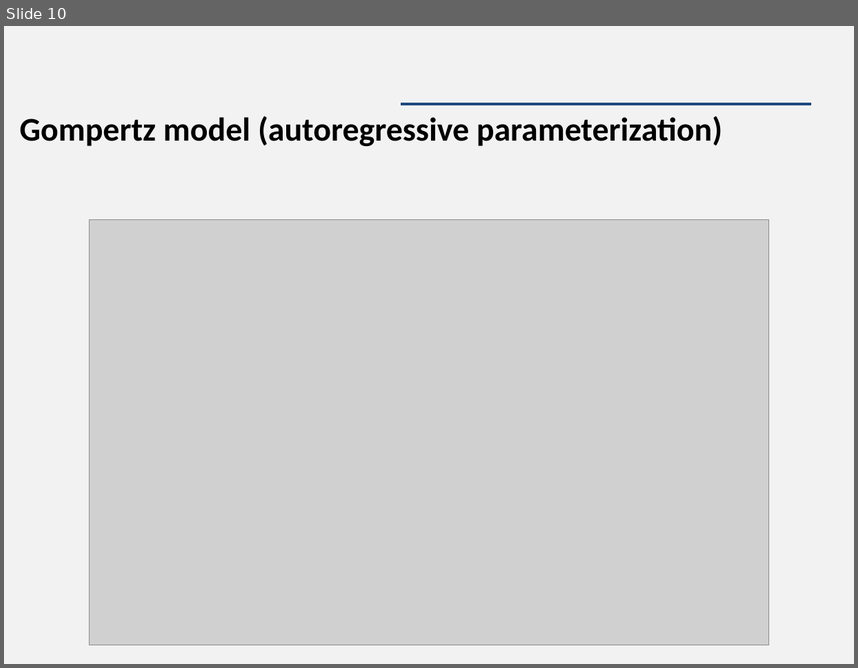
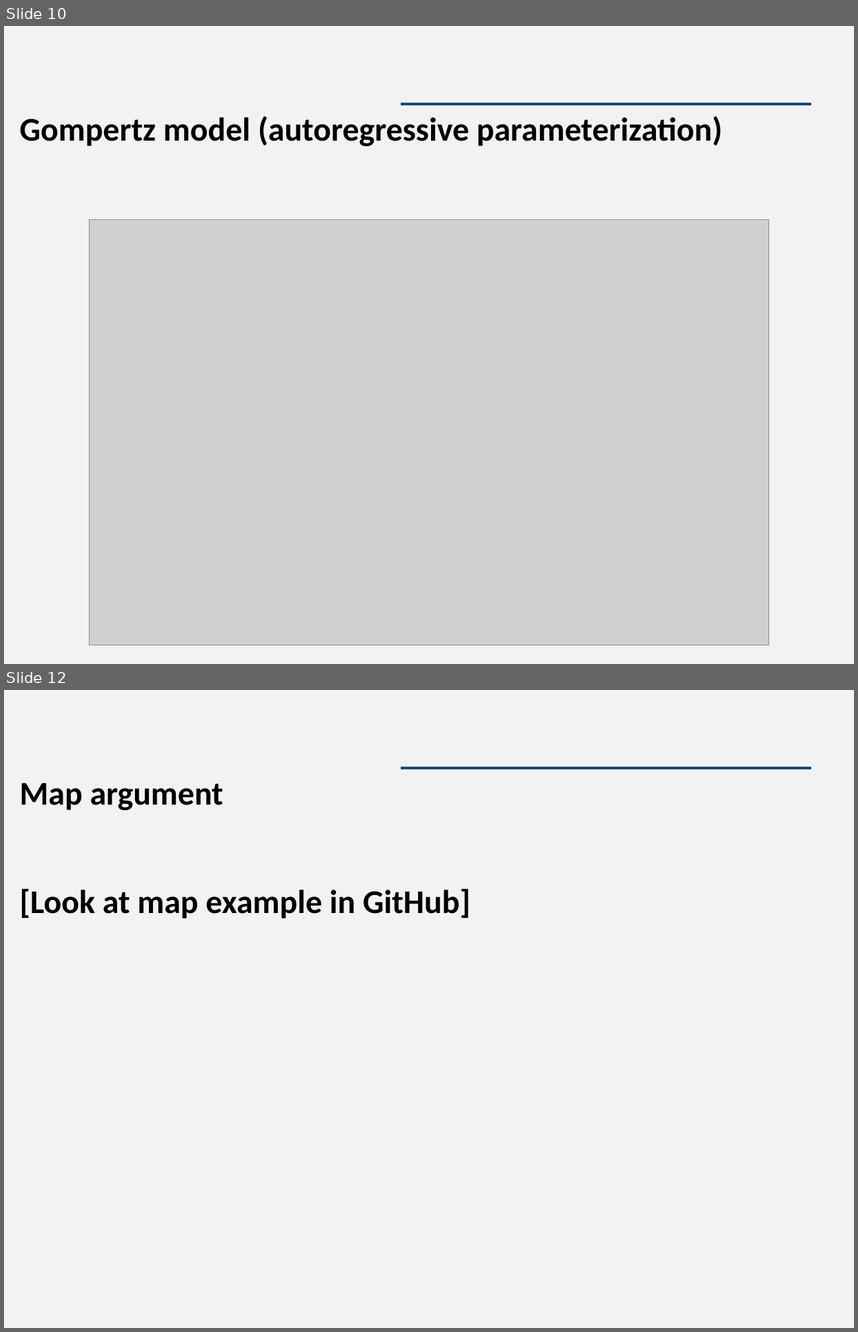
Before and after one commit to James-Thorson/2018_FSH556, a slide deck: Week 3 -- Temporal Models/Lab/Lab 3 -- Gompertz model.pptx. Shown one above the other, each under a label of ours: slide 10 before the commit, slides 10 and 12 after it; the slides between them are not shown. The pictures are 858x668 and 858x1332 pixels, drawn with LibreOffice and Linux fonts; fonts in the diff are those of the drawing; grey boxes stand for pictures. Boxes give left, top, right and bottom in pixels: in the first picture for what was removed or moved away, otherwise in the second. Text is boxed around its words. In the diff, an @@ line names an element or a change of style, - is before the commit and + after.

```diff
--- a/Week 3 -- Temporal Models/Lab/Lab 3 -- Gompertz model.pptx
+++ b/Week 3 -- Temporal Models/Lab/Lab 3 -- Gompertz model.pptx
@@ slide 12 added at [4,690,854,1328], background #F2F2F2; not listed: 1 template element that a slide beside it also shows @@
@@ text added at [20,783,470,918], 28 pt, text #000000, bold @@
+Map argument
+[Look at map example in GitHub]
```
Also in this commit, not shown: 1 slide changed, 7 other slides added, 10 other files.
